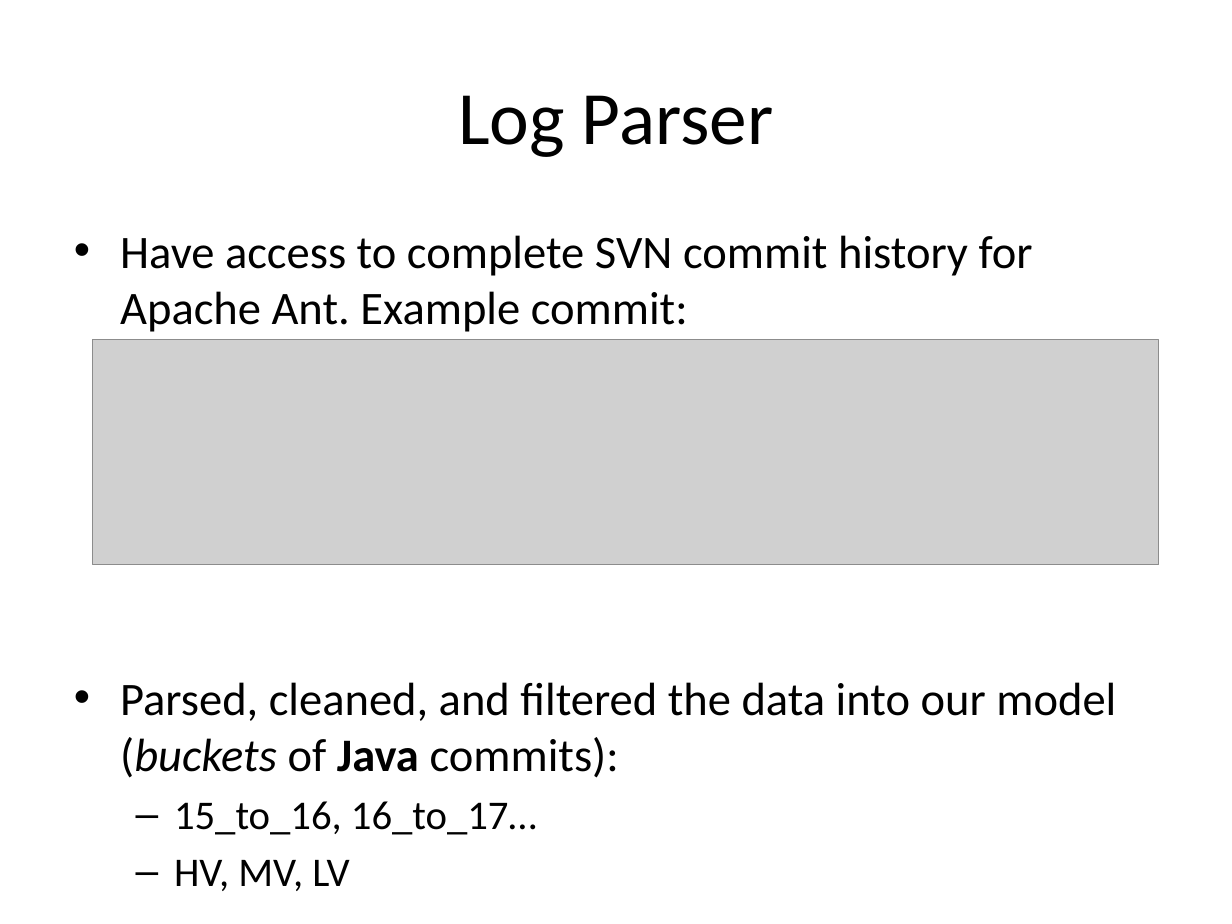
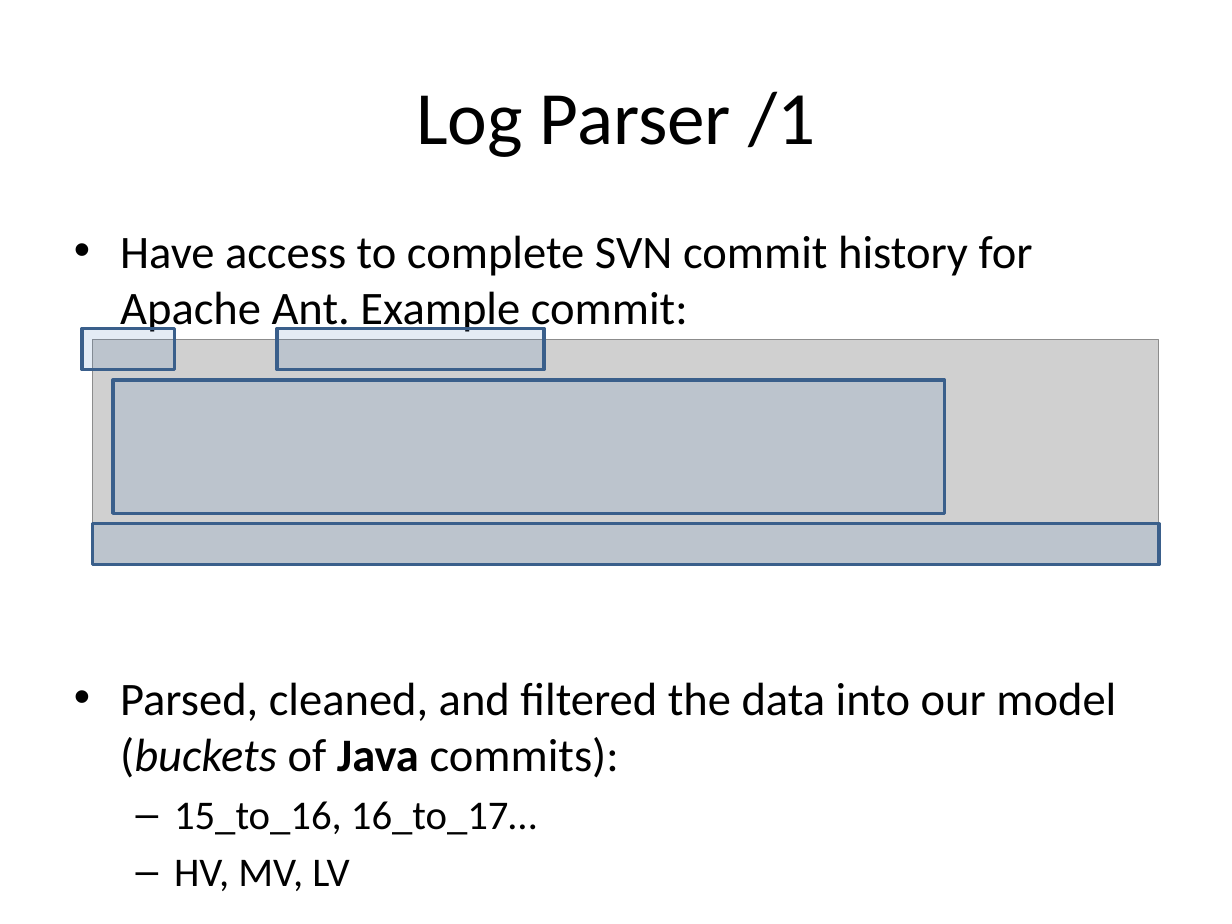
Before and after one commit to tajmilur-rahman/SOEN6611, a slide deck: slide 7 of milestones/Group_Presentation_Volatility.pptx (slide 6 before the commit). Drawn at 1232x924 pixels with LibreOffice and Linux fonts; fonts in the diff are those of the drawing; grey boxes stand for pictures. Boxes give left, top, right and bottom in pixels: in the first picture for what was removed or moved away, otherwise in the second. Text is boxed around its words. In the diff, an @@ line names an element or a change of style, - is before the commit and + after.

```diff
--- a/milestones/Group_Presentation_Volatility.pptx
+++ b/milestones/Group_Presentation_Volatility.pptx
@@ title at (416, 91, 815, 157): text changed @@
-Log Parser
+Log Parser /1
@@ rectangle added at (83, 329, 175, 370), fill #4F81BD at 15% opacity, outline #3A5F8C 2 pt @@
@@ rectangle added at (277, 329, 545, 370), fill #4F81BD at 15% opacity, outline #3A5F8C 2 pt @@
@@ rectangle added at (113, 379, 945, 513), fill #4F81BD at 15% opacity, outline #3A5F8C 2 pt @@
@@ rectangle added at (92, 524, 1159, 564), fill #4F81BD at 15% opacity, outline #3A5F8C 2 pt @@
```
Also in this commit, not shown: 3 other slides changed, 7 slides added, 1 slide removed.
